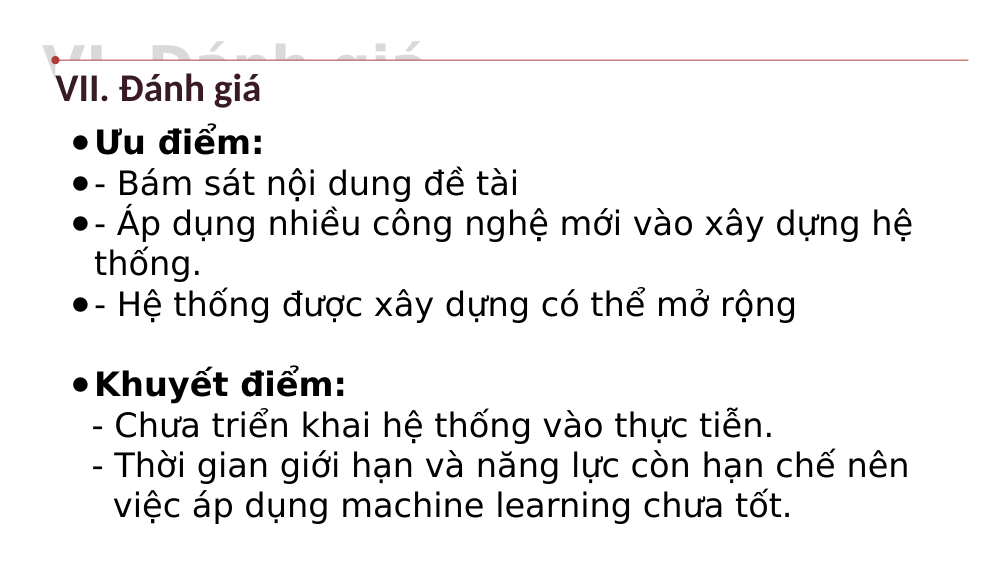
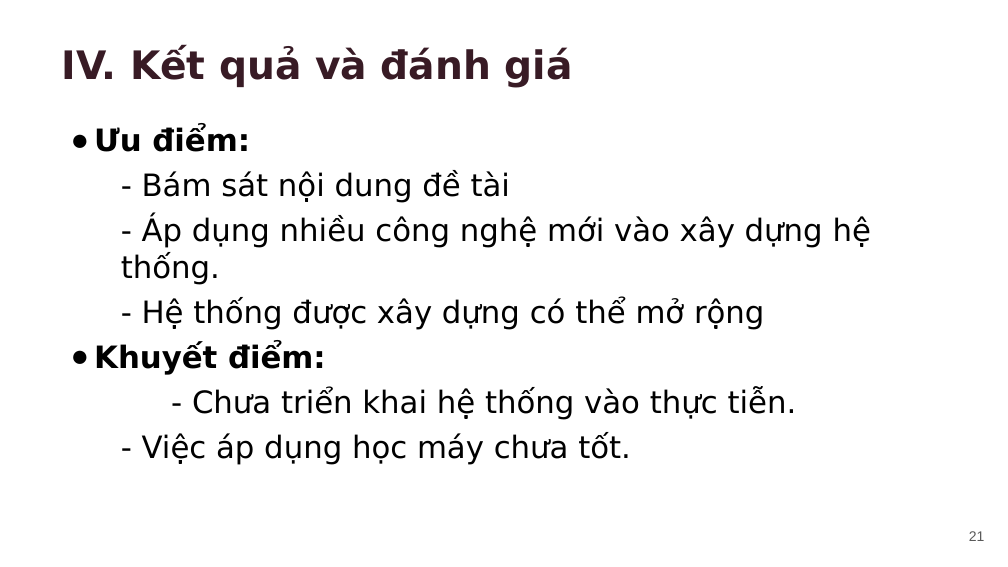
Before and after one commit to huynhnguyenv2/luanvan2019, a slide deck: slide 21 of Presentation.pptx (slide 19 before the commit). Drawn at 1008x567 pixels with LibreOffice and Linux fonts; fonts in the diff are those of the drawing; background and template pictures are left out. Boxes give left, top, right and bottom in pixels: in the first picture for what was removed or moved away, otherwise in the second. Text is boxed around its words. In the diff, an @@ line names an element or a change of style, - is before the commit and + after.

```diff
--- a/Presentation.pptx
+++ b/Presentation.pptx
@@ text removed at (43, 55, 428, 97) @@
-VI. Đánh giá
@@ text at (62, 47, 573, 88): text changed; font Calibri to DejaVu Sans @@
-VII. Đánh giá
+IV. Kết quả và đánh giá
@@ arrow removed from (969, 60) to (55, 60) @@
@@ text at (94, 126, 871, 420): size 24 to 22 pt in "Ưu điểm:", "- Bám sát nội dung đề tài", "- Áp dụng nhiều công nghệ mới ...", "- Hệ thống được xây dựng có ..." and 2 more places; more space between paragraphs; bullet ● to none @@
@@ text at (142, 433, 631, 465): text changed; size 24 to 22 pt @@
-- Thời gian giới hạn và năng lực còn hạn chế nên việc áp dụng machine learning chưa tốt.
+- Việc áp dụng học máy chưa tốt.
@@ page number added at (969, 531, 985, 541), 10 pt, text #595959 @@
+21
```
Also in this commit, not shown: 11 other slides changed, 11 slides added, 9 slides removed, 12 other files.
